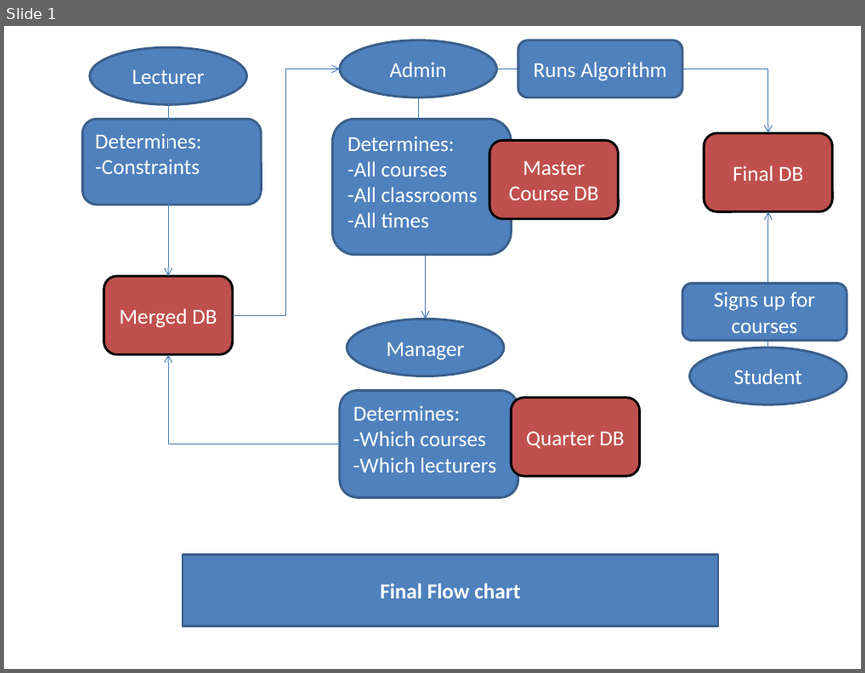
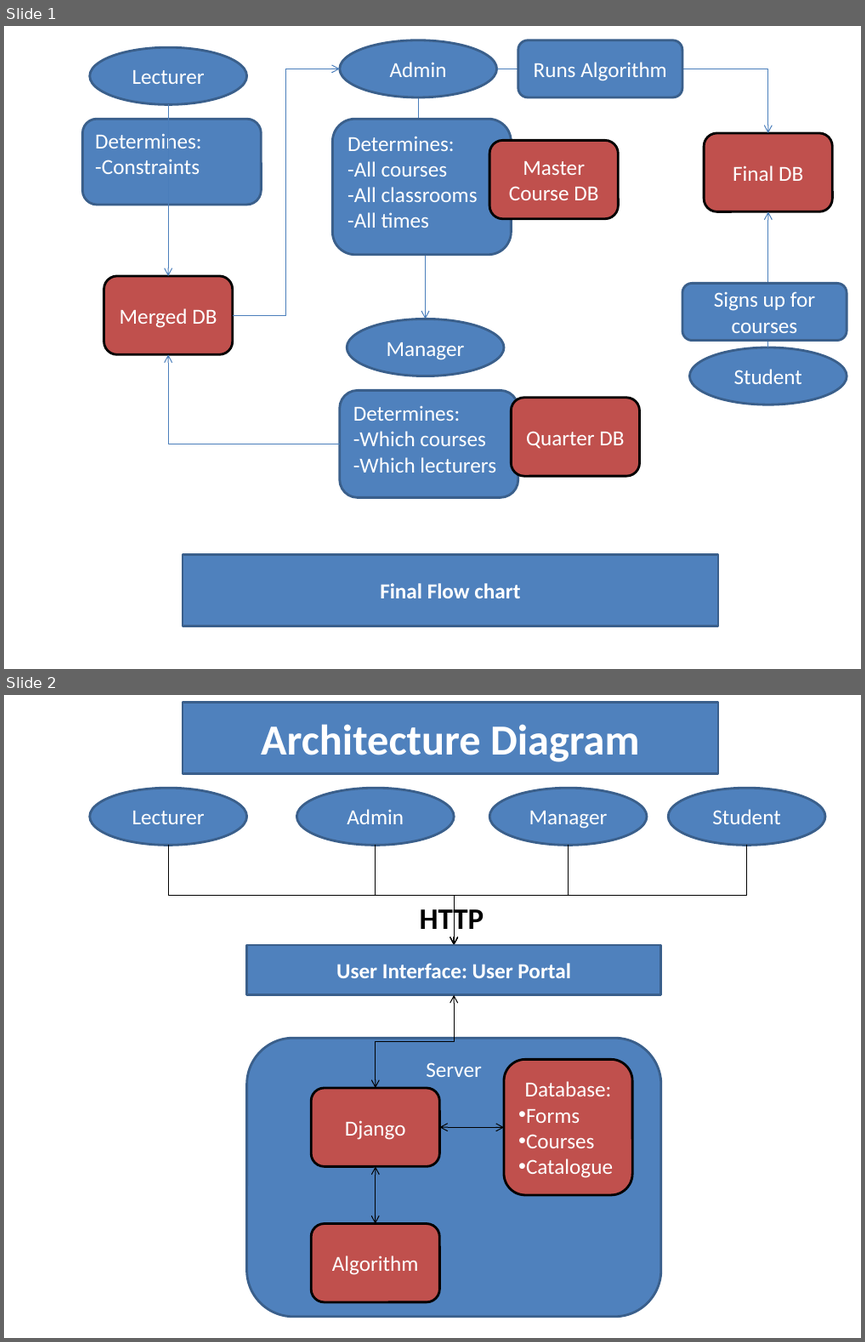
Before and after one commit to bpross/MyCourses-Scheduler, a slide deck: docs/Flow diagram.pptx. Shown one above the other, each under a label of ours: slide 1 before the commit, slides 1 and 2 after it. The pictures are 865x673 and 865x1342 pixels, drawn with LibreOffice and Linux fonts; fonts in the diff are those of the drawing. Boxes give left, top, right and bottom in pixels: in the first picture for what was removed or moved away, otherwise in the second. Text is boxed around its words. In the diff, an @@ line names an element or a change of style, - is before the commit and + after.

Commit message:
Added Architecture Diagram

```diff
--- a/docs/Flow diagram.pptx
+++ b/docs/Flow diagram.pptx
@@ slide 2 added at (x1=4, y1=695, x2=861, y2=1338), background #FFFFFF @@
@@ rectangle added at (x1=182, y1=702, x2=718, y2=773), fill #4F81BD, outline #3A5F8C 2 pt, 36 pt, text #FFFFFF, bold @@
+Architecture Diagram
@@ ellipse added at (x1=90, y1=788, x2=246, y2=845), fill #4F81BD, outline #3A5F8C 2 pt, 18 pt, text #FFFFFF @@
+Lecturer
@@ ellipse added at (x1=297, y1=788, x2=454, y2=845), fill #4F81BD, outline #3A5F8C 2 pt, 18 pt, text #FFFFFF @@
+Admin
@@ ellipse added at (x1=490, y1=788, x2=647, y2=845), fill #4F81BD, outline #3A5F8C 2 pt, 18 pt, text #FFFFFF @@
+Manager
@@ ellipse added at (x1=668, y1=788, x2=825, y2=845), fill #4F81BD, outline #3A5F8C 2 pt, 18 pt, text #FFFFFF @@
+Student
@@ elbow arrow added from (169, 845) to (454, 945), #000000 0.75 pt @@
@@ elbow arrow added from (375, 845) to (454, 945), #000000 0.75 pt @@
@@ elbow arrow added from (568, 845) to (454, 945), #000000 0.75 pt @@
@@ elbow arrow added from (747, 845) to (454, 945), #000000 0.75 pt @@
@@ text added at (x1=420, y1=904, x2=484, y2=936), 25 pt, text #000000, bold @@
+HTTP
@@ rectangle added at (x1=246, y1=945, x2=660, y2=995), fill #4F81BD, outline #3A5F8C 2 pt, 18 pt, text #FFFFFF, bold @@
+User Interface: User Portal
@@ elbow double arrow added from (454, 995) to (375, 1088), #000000 0.75 pt @@
@@ rounded rectangle added at (x1=246, y1=1038, x2=660, y2=1316), fill #4F81BD, outline #3A5F8C 2 pt, 18 pt, text #FFFFFF @@
+Server
@@ rounded rectangle added at (x1=504, y1=1059, x2=632, y2=1195), fill #C0504D, outline #000000 2 pt, 18 pt, text #FFFFFF @@
+Database:
+• Forms
+• Courses
+• Catalogue
@@ rounded rectangle added at (x1=311, y1=1088, x2=439, y2=1166), fill #C0504D, outline #000000 2 pt, 18 pt, text #FFFFFF @@
+Django
@@ elbow double arrow added from (439, 1127) to (504, 1127), #000000 0.75 pt @@
@@ elbow double arrow added from (375, 1224) to (375, 1166), #000000 0.75 pt @@
@@ rounded rectangle added at (x1=311, y1=1224, x2=439, y2=1303), fill #C0504D, outline #000000 2 pt, 18 pt, text #FFFFFF @@
+Algorithm
```
Also in this commit, not shown: 1 other file.
